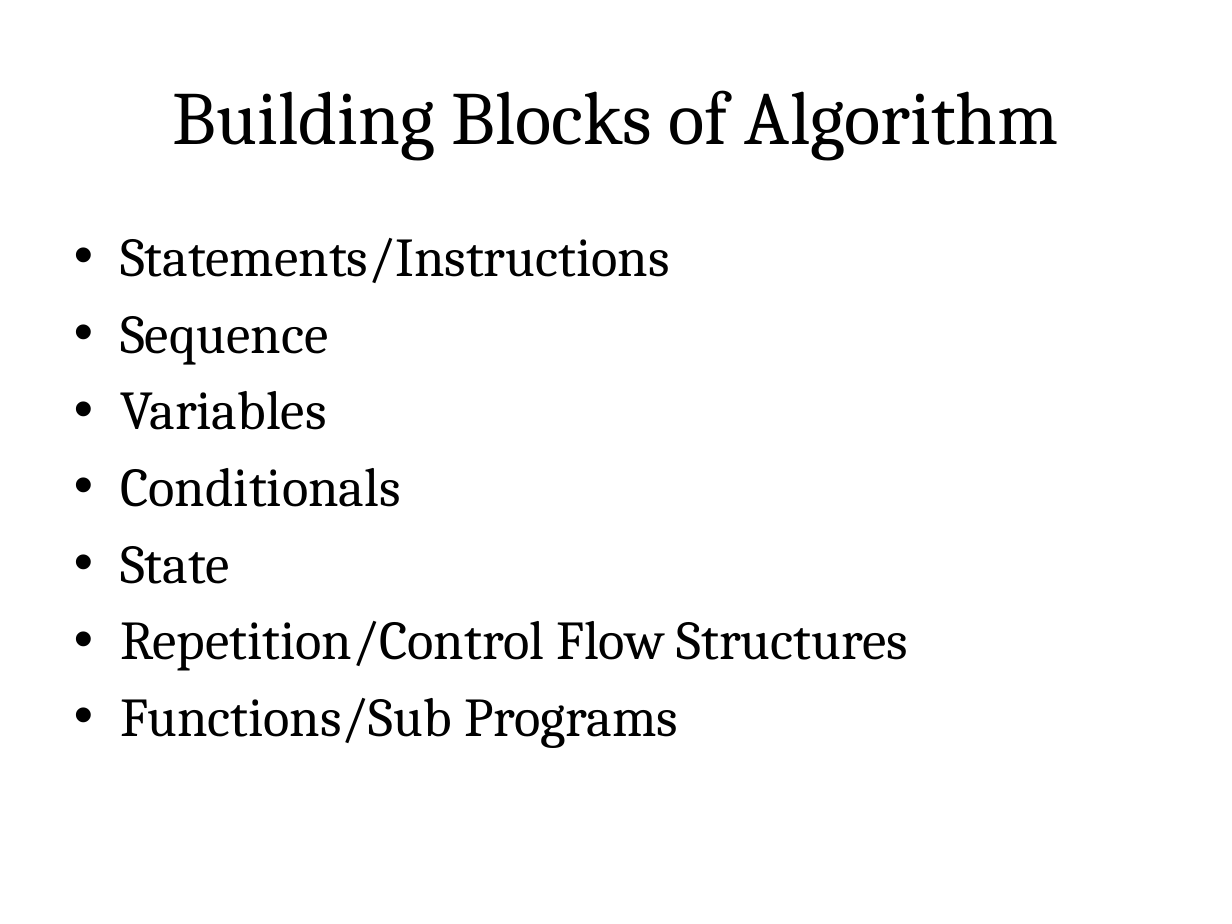
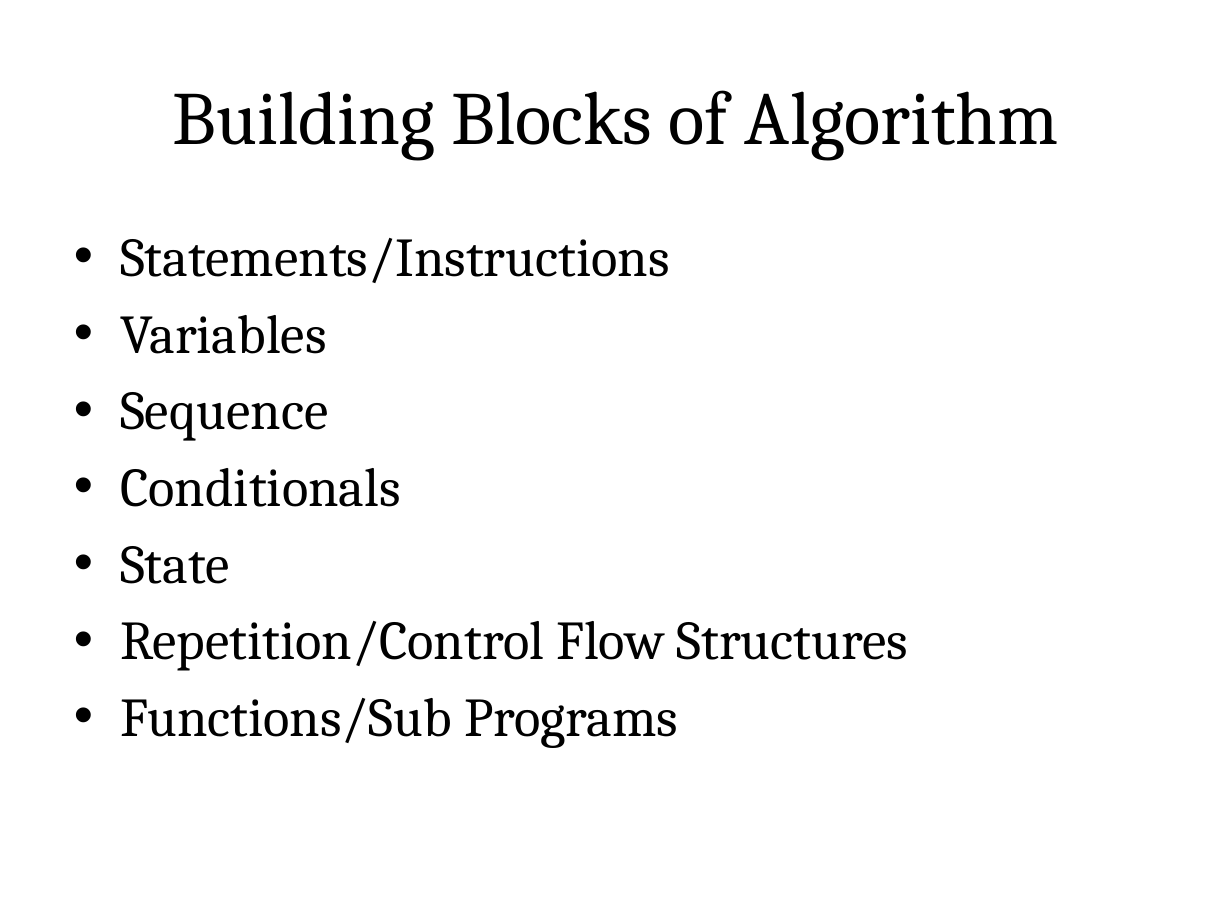
Before and after one commit to rajasekaran36/GE8151-Problem-Solving-and-Python-Programming, a slide deck: slide 2 of Slides/Unit 1/GE8151-U1-2-Building Blocks of Algorithms.pptx. Drawn at 1232x924 pixels with LibreOffice and Linux fonts; fonts in the diff are those of the drawing. Boxes give left, top, right and bottom in pixels: in the first picture for what was removed or moved away, otherwise in the second. Text is boxed around its words. In the diff, an @@ line names an element or a change of style, - is before the commit and + after.

```diff
--- a/Slides/Unit 1/GE8151-U1-2-Building Blocks of Algorithms.pptx
+++ b/Slides/Unit 1/GE8151-U1-2-Building Blocks of Algorithms.pptx
@@ text at [120,315,326,354]: paragraph added @@
+• Variables
@@ text at [120,391,326,430]: paragraph removed @@
-• Variables
```
Also in this commit, not shown: 1 other slide changed, 7 slides added, 3 other files.
